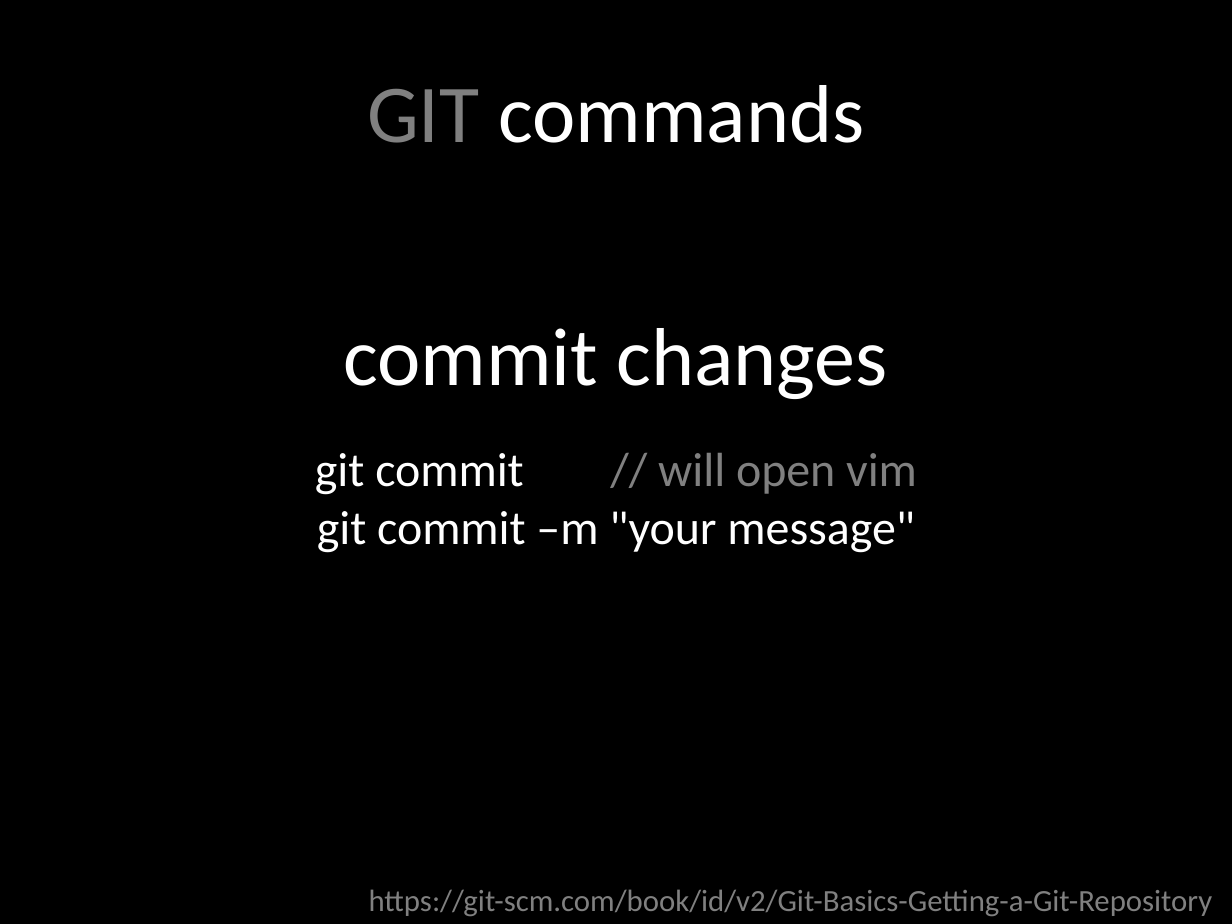
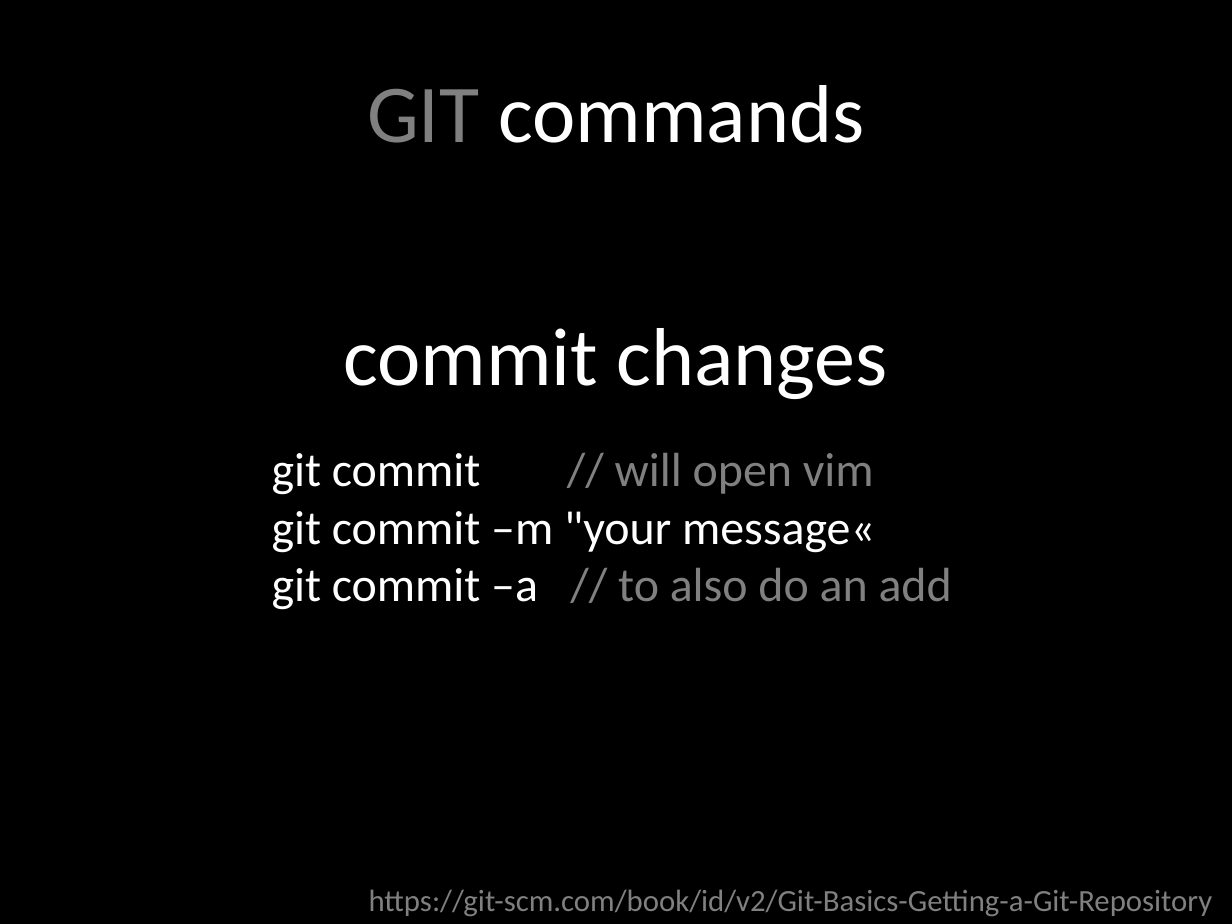
Before and after one commit to rocboronat/from-cvs-to-git, a slide deck: slide 21 of From CVS to GIT.pptx. Drawn at 1232x924 pixels with LibreOffice and Linux fonts; fonts in the diff are those of the drawing. Boxes give left, top, right and bottom in pixels: in the first picture for what was removed or moved away, otherwise in the second. Text is boxed around its words. In the diff, an @@ line names an element or a change of style, - is before the commit and + after.

```diff
--- a/From CVS to GIT.pptx
+++ b/From CVS to GIT.pptx
@@ text "git commit // will open ...": place and size @@
-text "git commit // will open ..." at bbox=[315, 453, 917, 553]
+text "git commit // will open ..." at bbox=[272, 453, 952, 610]
@@ text at bbox=[272, 453, 874, 495]: alignment centre to left @@
@@ text at bbox=[272, 511, 952, 610]: text changed @@
-git commit –m "your message"
+git commit –m "your message«
+git commit –a // to also do an add
```
Also in this commit, not shown: 2 slides added.
